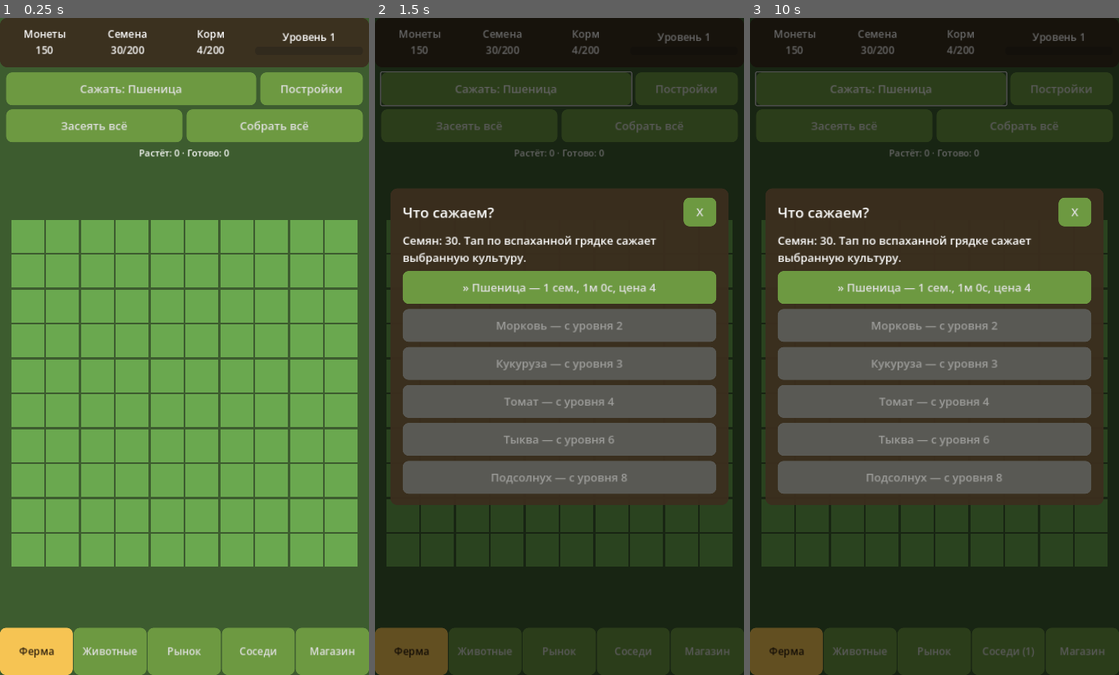
Above: before the commit, frames 1-3 (left to right).
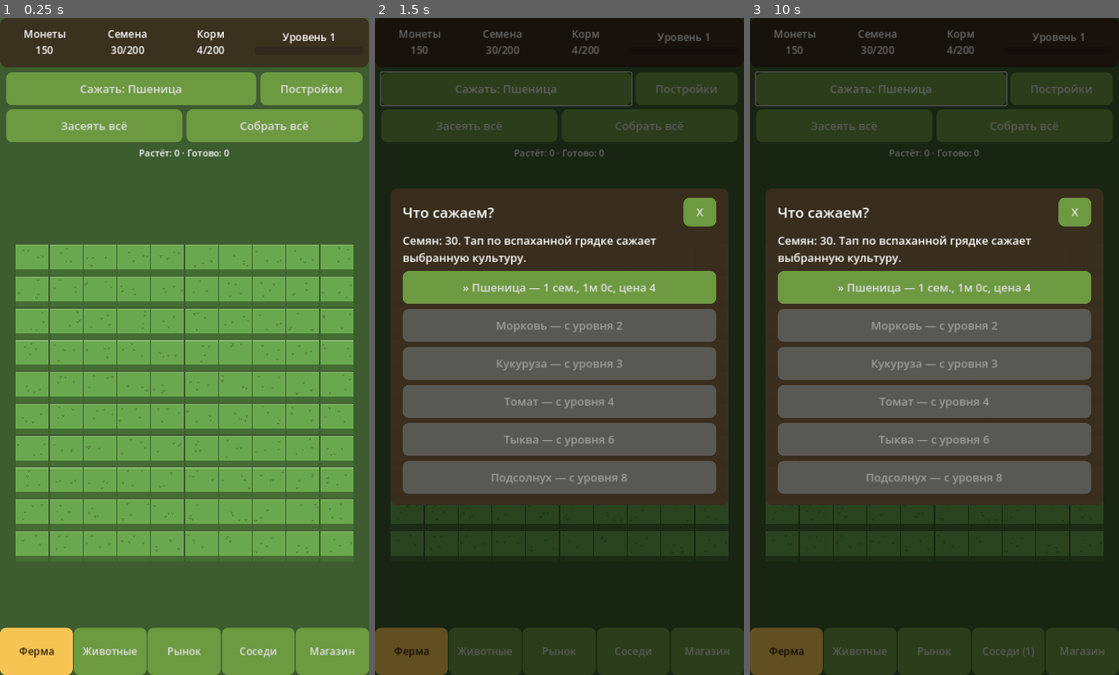
Above: after the commit, the same moments.

Repository: Liotto1337/neighbor-farm
Game: Godot game, scene res://scenes/Main.tscn
Two runs of this game, one before a commit and one after it. Both use one fixed random seed, a clock stepped at 60 frames per second and the inputs below.
Inputs (mouse positions are in pixels of both pictures, inside the frame that each line leads up to; where the layout moved, square brackets give the same spot in the first picture):
- Up to frame 1 (0.25 s): no input
- Up to frame 2 (1.5 s): click "Сажать: Пшеница" at 0.5 s; click "Постройки" at 1.25 s
- Up to frame 3 (10 s): click "Засеять всё" at 2 s; click "Собрать всё" at 2.75 s; click (783, 261) [779, 234] at 3.5 s; click (812, 234) at 4.27 s; click (816, 261) at 5.02 s; click (845, 234) at 5.77 s; click (849, 261) at 6.52 s; click (882, 234) at 7.27 s; click (882, 261) at 8.02 s; click (916, 234) at 8.77 s; click (916, 261) at 9.52 s

The runs differ from the first frame. In frame 1, 19% of the frame differs, in the area x 3-97%, y 30-84%; in frame 2, 2.5%; in frame 3, 2.5%.

Commit message:
Farm field: angled top-down tile rendering
Tiles are drawn with a squashed top face and a visible front side,
furrows on tilled soil, and upright plants (stem, leaves, fruit with
highlight, ground shadow) that overlap the row above. Crop letters are
replaced by fruit color; tuning lives in config.json ui/colors.

Co-Authored-By: Claude Opus 5.5 <noreply@anthropic.com>

Diff:
--- a/data/config.json
+++ b/data/config.json
@@ -16,7 +16,10 @@
   "debug": { "fast_forward_seconds": 60, "grant_coins": 1000, "grant_xp": 100 },
   "ui": {
     "tile_size": 64,
-    "tile_gap": 4,
+    "tile_gap": 2,
+    "tile_top_ratio": 0.75,
+    "tile_depth": 12,
+    "field_top_margin": 40,
     "crop_min_fraction": 0.25,
     "crop_max_fraction": 0.8,
     "button_height": 64,
@@ -35,6 +38,7 @@
     "planted": "#5c3b20",
     "withered": "#77705a",
     "ready_text": "#fff27a",
-    "letter": "#2b1d0e"
+    "letter": "#2b1d0e",
+    "leaf": "#4f9a3a"
   }
 }
--- a/scenes/FarmView.tscn
+++ b/scenes/FarmView.tscn
@@ -66,6 +66,9 @@
 layout_mode = 2
 size_flags_vertical = 3
 
-[node name="Grid" type="GridContainer" parent="VBox/Center"]
+[node name="Field" type="MarginContainer" parent="VBox/Center"]
+layout_mode = 2
+
+[node name="Grid" type="GridContainer" parent="VBox/Center/Field"]
 layout_mode = 2
 columns = 10
--- a/scenes/components/Tile.gd
+++ b/scenes/components/Tile.gd
@@ -1,15 +1,40 @@
 extends Button
 ## One farm tile. Pure view: renders a tile dictionary, reports taps via Signals.
+## Drawn as a "top-down at an angle" block: squashed top face + visible front side,
+## with upright plants that may overlap the row above (later rows draw on top).
 
 const CENTER: float = 0.5
-const SHAPE_POINTS: int = 8
+const SIDE_SHADE: float = 0.35
+const EDGE_LIGHT: float = 0.18
+const EDGE_WIDTH: float = 2.0
+const FURROWS: int = 3
+const FURROW_WIDTH: float = 3.0
+const TUFTS: int = 4
+const TUFT_SIZE: float = 4.0
+const PLANT_BASE_Y: float = 0.62
+const SHADOW_SQUASH: float = 0.35
+const SHADOW_ALPHA: float = 0.3
+const STEM_WIDTH: float = 3.0
+const LEAF_LEN: float = 0.45
+const LEAF_WIDTH: float = 0.18
+const FRUIT_FROM_PROGRESS: float = 0.5
+const FRUIT_RADIUS: float = 0.22
+const FRUIT_OUTLINE: float = 0.3
+const HIGHLIGHT_ALPHA: float = 0.6
+const READY_GLOW_ALPHA: float = 0.45
+const BAR_HEIGHT: float = 7.0
+const BAR_INSET: float = 3.0
 
 var index: int = -1
 var _size_px: float = 0.0
+var _top_px: float = 0.0
+var _depth_px: float = 0.0
+var _state: int = GameState.TileState.EMPTY
+var _progress: float = 0.0
+var _crop_color: Color = Color.WHITE
+var _has_crop: bool = false
+var _tufts: PackedVector2Array = PackedVector2Array()
 
-@onready var _soil: ColorRect = $Soil
-@onready var _crop: Polygon2D = $Crop
-@onready var _letter: Label = $Letter
 @onready var _bar: ProgressBar = $Bar
 
 
@@ -20,25 +45,109 @@
 func setup(tile_index: int, size_px: int) -> void:
 	index = tile_index
 	_size_px = float(size_px)
-	custom_minimum_size = Vector2(size_px, size_px)
+	_top_px = roundf(_size_px * Economy.ui_f("tile_top_ratio"))
+	_depth_px = float(Economy.ui_i("tile_depth"))
+	custom_minimum_size = Vector2(_size_px, _top_px + _depth_px)
+	_bar.offset_top = -(_depth_px + BAR_INSET + BAR_HEIGHT)
+	_bar.offset_bottom = -(_depth_px + BAR_INSET)
+	_tufts = _make_tufts(tile_index)
 
 
 func render(t: Dictionary, progress: float) -> void:
-	var state: int = int(t.get("s", GameState.TileState.EMPTY))
 	var def: Dictionary = Economy.crop(str(t.get("c", "")))
-	_soil.color = _soil_color(state)
-	_bar.visible = state == GameState.TileState.PLANTED
+	_state = int(t.get("s", GameState.TileState.EMPTY))
+	_progress = progress
+	_has_crop = _state >= GameState.TileState.PLANTED and not def.is_empty()
+	_crop_color = Color.from_string(str(def.get("color", "")), Color.WHITE)
+	_bar.visible = _state == GameState.TileState.PLANTED
 	_bar.value = progress
-	_crop.visible = state >= GameState.TileState.PLANTED and not def.is_empty()
-	_letter.text = ""
-	if not _crop.visible:
-		return
+	queue_redraw()
+
+
+func _draw() -> void:
+	_draw_block()
+	if _state == GameState.TileState.EMPTY:
+		_draw_tufts()
+	else:
+		_draw_furrows()
+	if _has_crop:
+		_draw_plant()
+
+
+func _draw_block() -> void:
+	var top_color: Color = _soil_color(_state)
+	draw_rect(Rect2(0.0, _top_px, _size_px, _depth_px), top_color.darkened(SIDE_SHADE))
+	draw_rect(Rect2(0.0, 0.0, _size_px, _top_px), top_color)
+	draw_line(Vector2(0.0, 1.0), Vector2(_size_px, 1.0), top_color.lightened(EDGE_LIGHT), EDGE_WIDTH)
+
+
+func _draw_tufts() -> void:
+	var color: Color = Economy.color("grass").darkened(EDGE_LIGHT)
+	for p: Vector2 in _tufts:
+		draw_line(p, p + Vector2(-TUFT_SIZE * CENTER, -TUFT_SIZE), color, EDGE_WIDTH)
+		draw_line(p, p + Vector2(TUFT_SIZE * CENTER, -TUFT_SIZE), color, EDGE_WIDTH)
+
+
+func _draw_furrows() -> void:
+	var base: Color = _soil_color(_state)
+	var step: float = _top_px / float(FURROWS + 1)
+	for i: int in FURROWS:
+		var y: float = step * float(i + 1)
+		draw_line(Vector2(EDGE_WIDTH, y), Vector2(_size_px - EDGE_WIDTH, y), base.darkened(SIDE_SHADE), FURROW_WIDTH)
+		draw_line(Vector2(EDGE_WIDTH, y + FURROW_WIDTH), Vector2(_size_px - EDGE_WIDTH, y + FURROW_WIDTH), base.lightened(EDGE_LIGHT), 1.0)
+
+
+func _draw_plant() -> void:
+	var withered: bool = _state == GameState.TileState.WITHERED
 	var min_f: float = Economy.ui_f("crop_min_fraction")
 	var max_f: float = Economy.ui_f("crop_max_fraction")
-	_set_crop_shape(lerpf(min_f, max_f, progress))
-	_crop.color = Economy.color("withered") if state == GameState.TileState.WITHERED else Color.from_string(str(def["color"]), Color.WHITE)
-	_letter.text = str(def["name"]).left(1)
-	_letter.modulate = Economy.color("ready_text") if state == GameState.TileState.READY else Economy.color("letter")
+	var height: float = _size_px * lerpf(min_f, max_f, _progress)
+	var base: Vector2 = Vector2(_size_px * CENTER, _top_px * PLANT_BASE_Y)
+	var top: Vector2 = base + Vector2(0.0, -height)
+	var leaf_color: Color = Economy.color("withered") if withered else Economy.color("leaf")
+
+	if _state == GameState.TileState.READY:
+		_draw_ellipse(base, height * CENTER, _with_alpha(Economy.color("ready_text"), READY_GLOW_ALPHA))
+	_draw_ellipse(base, height * CENTER * CENTER, Color(0.0, 0.0, 0.0, SHADOW_ALPHA))
+
+	var droop: float = 1.0 if withered else -1.0
+	draw_line(base, top, leaf_color.darkened(EDGE_LIGHT), STEM_WIDTH)
+	var leaf_root: Vector2 = base.lerp(top, CENTER)
+	_draw_leaf(leaf_root, Vector2(-1.0, droop * CENTER).normalized(), height, leaf_color)
+	_draw_leaf(leaf_root, Vector2(1.0, droop * CENTER).normalized(), height, leaf_color)
+
+	if withered or _progress < FRUIT_FROM_PROGRESS:
+		return
+	var radius: float = _size_px * FRUIT_RADIUS * inverse_lerp(FRUIT_FROM_PROGRESS, 1.0, _progress)
+	draw_circle(top, radius + 1.0, _crop_color.darkened(FRUIT_OUTLINE))
+	draw_circle(top, radius, _crop_color)
+	draw_circle(top + Vector2(-radius, -radius) * CENTER * CENTER, radius * CENTER * CENTER, _with_alpha(Color.WHITE, HIGHLIGHT_ALPHA))
+
+
+func _draw_leaf(root: Vector2, dir: Vector2, height: float, color: Color) -> void:
+	var tip: Vector2 = root + dir * height * LEAF_LEN
+	var side: Vector2 = dir.orthogonal() * height * LEAF_WIDTH
+	var mid: Vector2 = root.lerp(tip, CENTER)
+	draw_colored_polygon(PackedVector2Array([root, mid + side, tip, mid - side]), color)
+
+
+func _draw_ellipse(center: Vector2, radius: float, color: Color) -> void:
+	draw_set_transform(center, 0.0, Vector2(1.0, SHADOW_SQUASH))
+	draw_circle(Vector2.ZERO, radius, color)
+	draw_set_transform(Vector2.ZERO, 0.0, Vector2.ONE)
+
+
+func _make_tufts(seed_value: int) -> PackedVector2Array:
+	var rng: RandomNumberGenerator = RandomNumberGenerator.new()
+	rng.seed = seed_value
+	var out: PackedVector2Array = PackedVector2Array()
+	for i: int in TUFTS:
+		out.append(Vector2(rng.randf_range(TUFT_SIZE, _size_px - TUFT_SIZE), rng.randf_range(TUFT_SIZE * 2.0, _top_px - TUFT_SIZE)))
+	return out
+
+
+func _with_alpha(color: Color, alpha: float) -> Color:
+	return Color(color.r, color.g, color.b, alpha)
 
 
 func _soil_color(state: int) -> Color:
@@ -51,16 +160,5 @@
 	return Economy.color("planted")
 
 
-func _set_crop_shape(fraction: float) -> void:
-	var radius: float = _size_px * fraction * CENTER
-	var center: Vector2 = Vector2(_size_px, _size_px) * CENTER
-	var points: PackedVector2Array = PackedVector2Array()
-	for i: int in SHAPE_POINTS:
-		var angle: float = TAU * float(i) / float(SHAPE_POINTS)
-		var r: float = radius if i % 2 == 0 else radius * CENTER
-		points.append(center + Vector2(cos(angle), sin(angle)) * r)
-	_crop.polygon = points
-
-
 func _on_pressed() -> void:
 	Signals.tile_tapped.emit(index)
--- a/scenes/components/Tile.tscn
+++ b/scenes/components/Tile.tscn
@@ -3,36 +3,10 @@
 [ext_resource type="Script" path="res://scenes/components/Tile.gd" id="1_tile"]
 
 [node name="Tile" type="Button"]
-custom_minimum_size = Vector2(64, 64)
+custom_minimum_size = Vector2(64, 60)
 focus_mode = 0
 flat = true
 script = ExtResource("1_tile")
-
-[node name="Soil" type="ColorRect" parent="."]
-layout_mode = 1
-anchors_preset = 15
-anchor_right = 1.0
-anchor_bottom = 1.0
-grow_horizontal = 2
-grow_vertical = 2
-mouse_filter = 2
-color = Color(0.415, 0.659, 0.31, 1)
-
-[node name="Crop" type="Polygon2D" parent="."]
-visible = false
-color = Color(0.91, 0.773, 0.278, 1)
-
-[node name="Letter" type="Label" parent="."]
-layout_mode = 1
-anchors_preset = 15
-anchor_right = 1.0
-anchor_bottom = 1.0
-grow_horizontal = 2
-grow_vertical = 2
-mouse_filter = 2
-theme_override_font_sizes/font_size = 24
-horizontal_alignment = 1
-vertical_alignment = 1
 
 [node name="Bar" type="ProgressBar" parent="."]
 visible = false
--- a/scenes/scripts/FarmView.gd
+++ b/scenes/scripts/FarmView.gd
@@ -13,7 +13,8 @@
 @onready var _plant_all: Button = $VBox/ToolbarBottom/PlantAll
 @onready var _harvest_all: Button = $VBox/ToolbarBottom/HarvestAll
 @onready var _info: Label = $VBox/Info
-@onready var _grid: GridContainer = $VBox/Center/Grid
+@onready var _field: MarginContainer = $VBox/Center/Field
+@onready var _grid: GridContainer = $VBox/Center/Field/Grid
 
 
 func _ready() -> void:
@@ -34,6 +35,8 @@
 	var side: int = Economy.cfg_i("grid_size")
 	var gap: int = Economy.ui_i("tile_gap")
 	_grid.columns = side
+	# Headroom so tall plants in the first row are not drawn over the info label.
+	_field.add_theme_constant_override("margin_top", Economy.ui_i("field_top_margin"))
 	_grid.add_theme_constant_override("h_separation", gap)
 	_grid.add_theme_constant_override("v_separation", gap)
 	for i: int in side * side:
